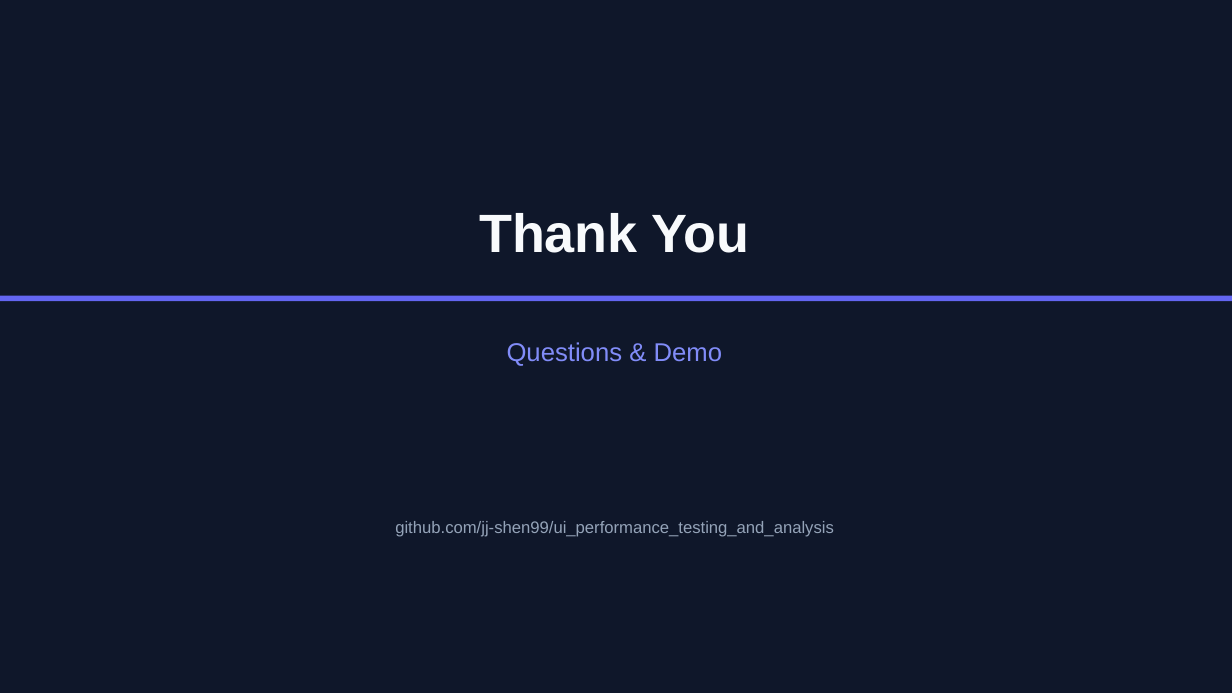
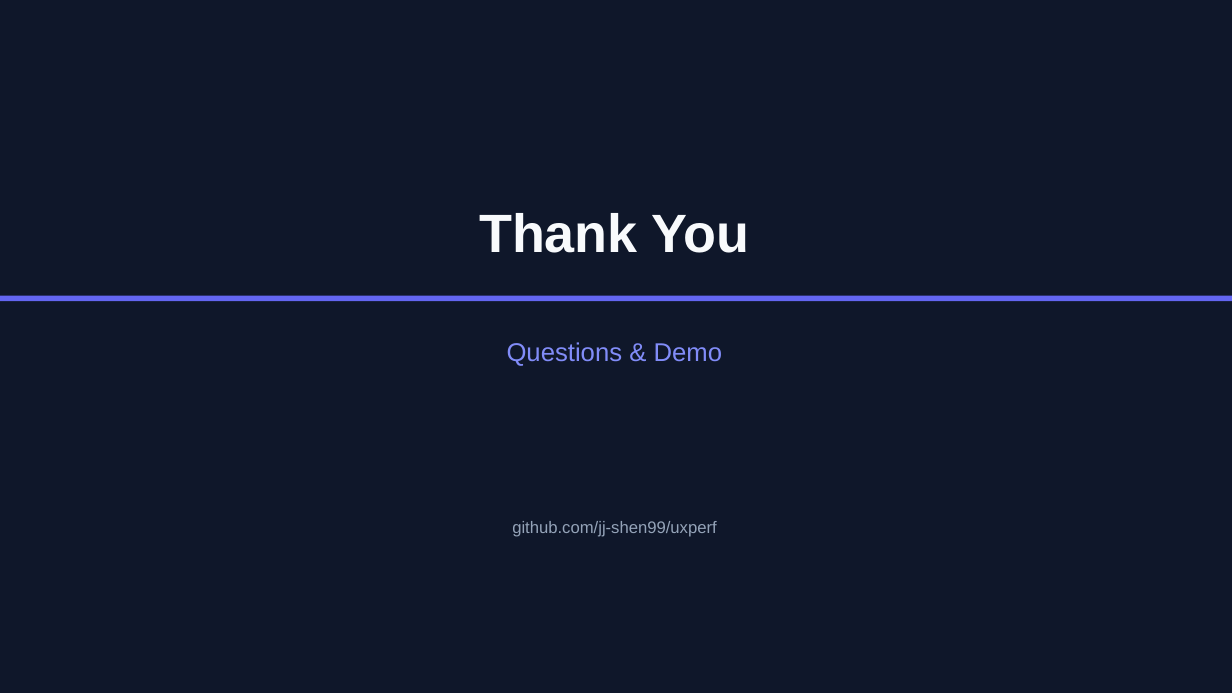
Before and after one commit to jj-shen99/uxperf, a slide deck: slide 31 of docs/UI_Performance_Framework_Presentation.pptx. Drawn at 1232x693 pixels with LibreOffice and Linux fonts; fonts in the diff are those of the drawing. Boxes give left, top, right and bottom in pixels: in the first picture for what was removed or moved away, otherwise in the second. Text is boxed around its words. In the diff, an @@ line names an element or a change of style, - is before the commit and + after.

```diff
--- a/docs/UI_Performance_Framework_Presentation.pptx
+++ b/docs/UI_Performance_Framework_Presentation.pptx
@@ text at [512,521,716,537]: text changed @@
-github.com/jj-shen99/ui_performance_testing_and_analysis
+github.com/jj-shen99/uxperf
```
Also in this commit, not shown: 8 other slides changed, 14 other files.
